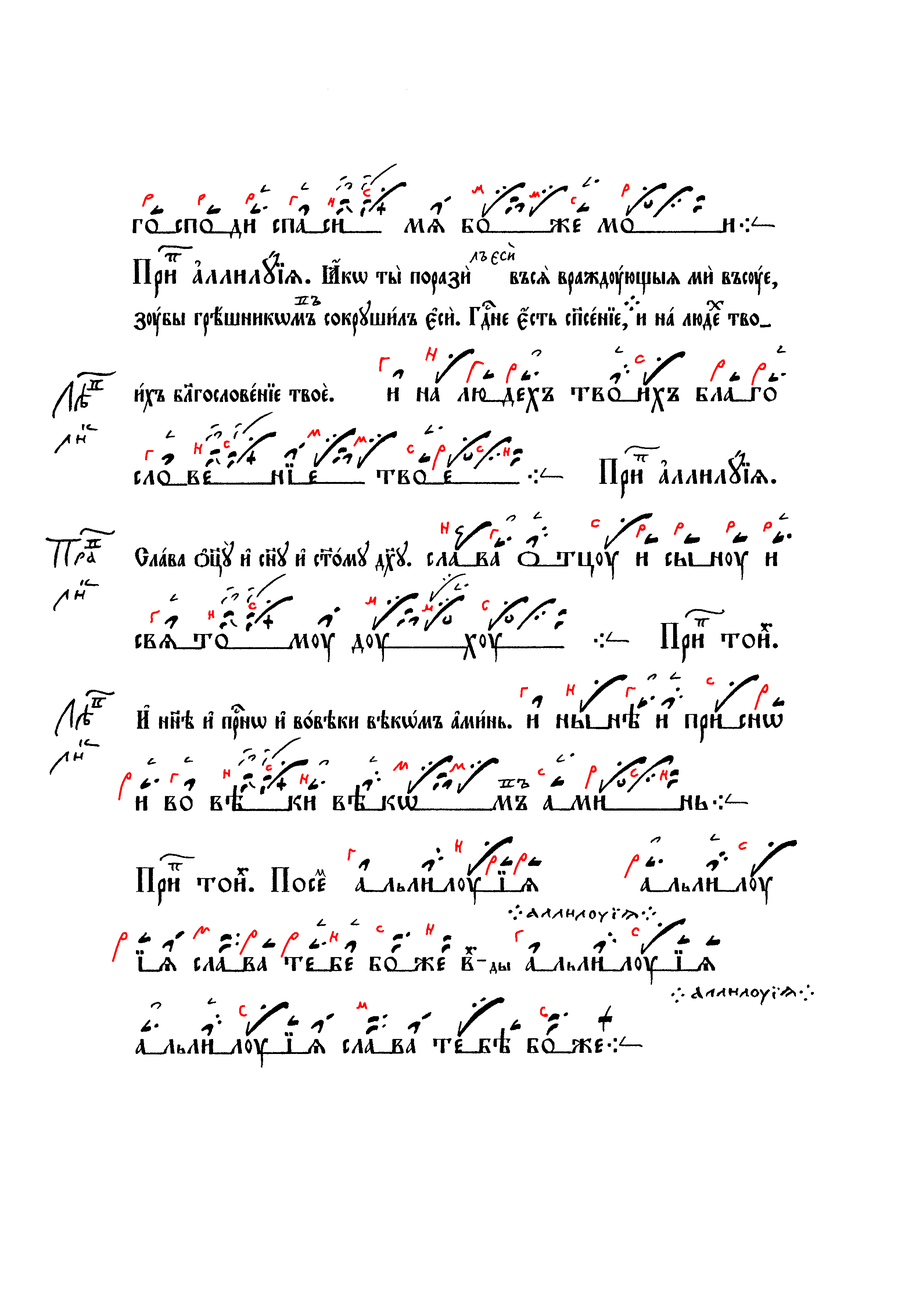
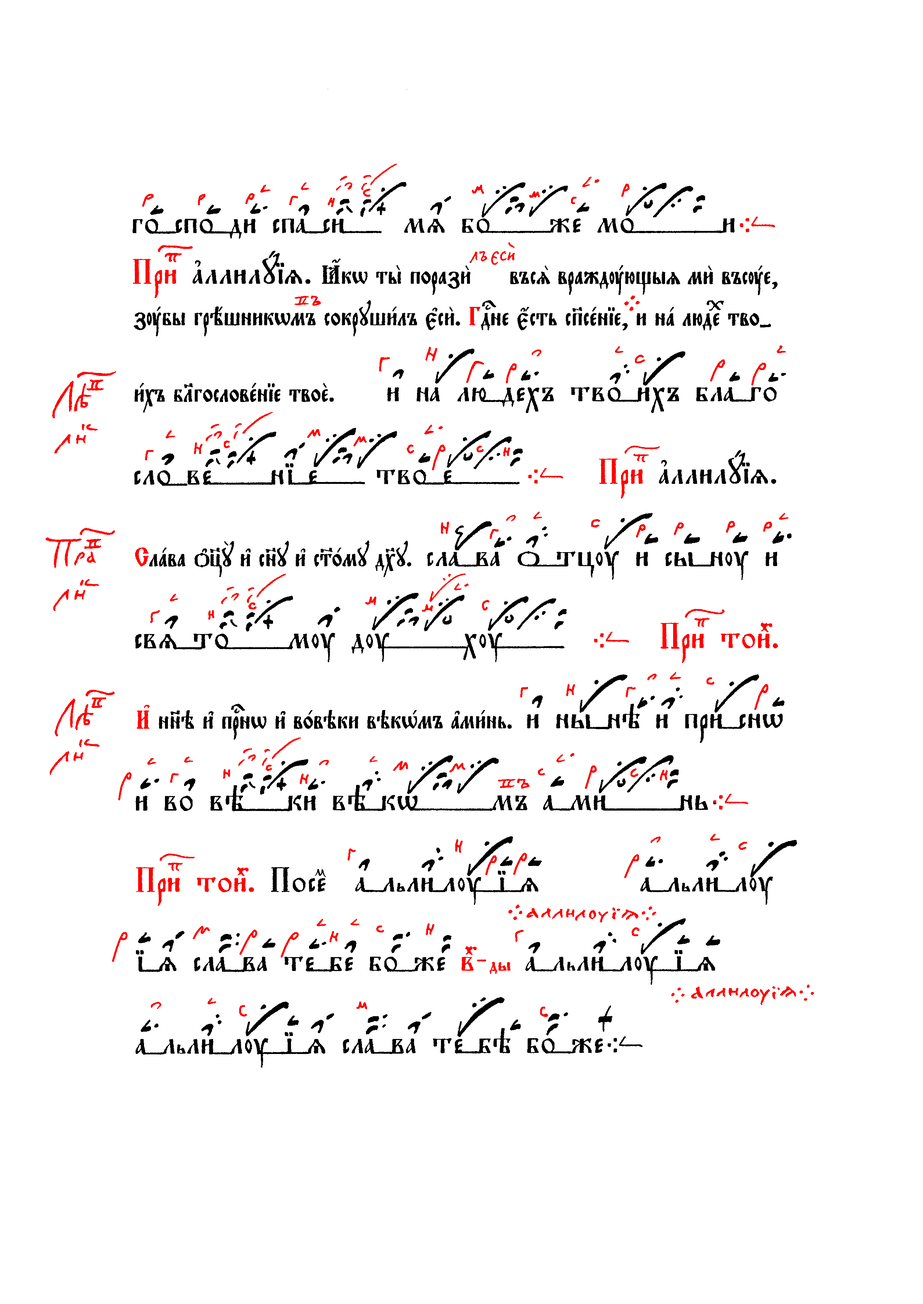
Comparing the layer stacks of the two w=923, h=1304 images. Changes:
painted on "Червила" over [45, 163, 814, 1010]
painted on "Чернила" over [45, 163, 814, 1010]
